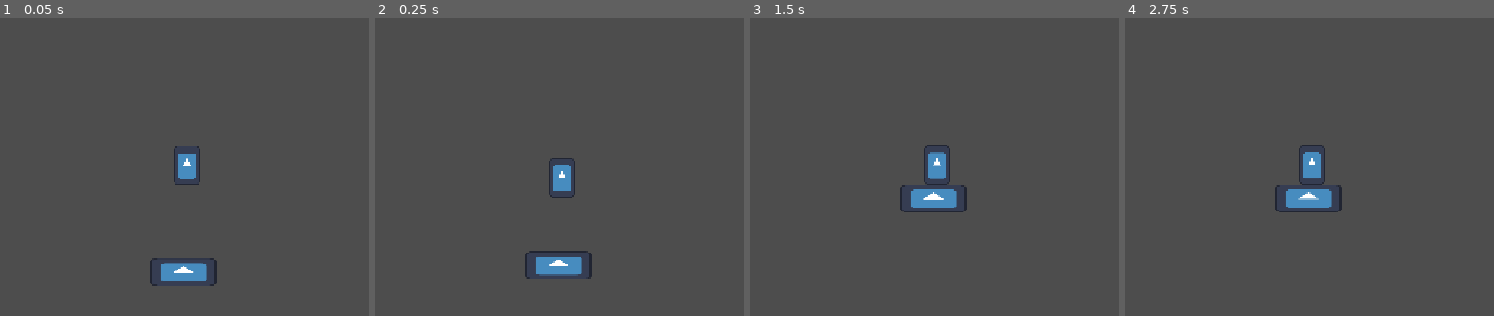
Above: before the commit, frames 1-4 (left to right).
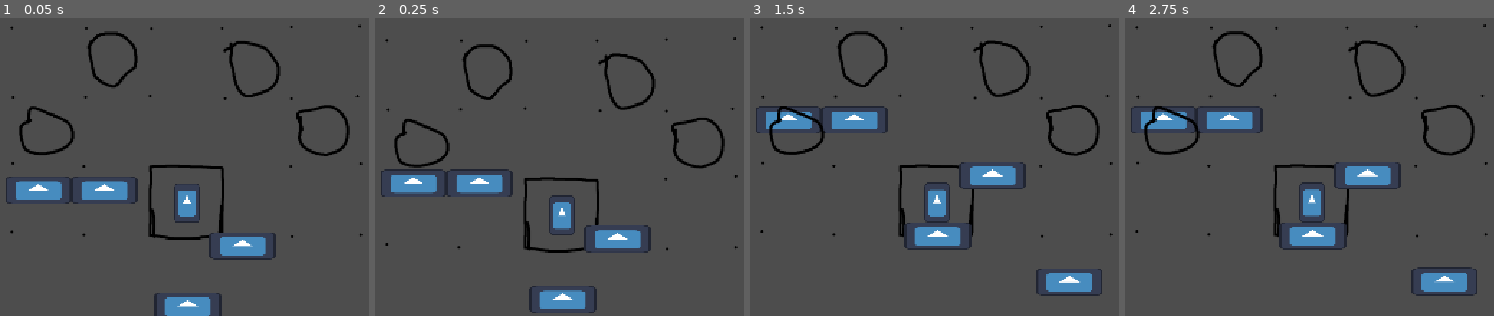
Above: after the commit, the same moments.

Repository: TheDartFrog/HorseFall
Game: Godot game, scene res://Scenes/main_node.tscn
Same seed, same stepped clock (60 frames per second), same inputs: the game is played once before the commit and once after it. The engine's default icon, where the game draws it, is replaced by a stand-in: a white triangle on a blue panel in a dark square.
Inputs:
- Up to frame 1 (0.05 s): no input
- Up to frame 2 (0.25 s): no input
- Up to frame 3 (1.5 s): no input
- Up to frame 4 (2.75 s): tap Enter at 2 s

The runs differ from the first frame. In frame 1, 8.8% of the frame differs, in the area x 1-99%, y 2-100%; in frame 2, 8.8%; in frame 3, 8.8%; in frame 4, 8.9%, in the area x 1-99%, y 2-94%.

Commit message:
camera, player stuff, ordering

Diff:
--- /dev/null
+++ b/Scenes/CameraController.tscn
@@ -0,0 +1,7 @@
+[gd_scene format=3 uid="uid://em2a86qrb816"]
+
+[node name="CameraController" type="Node2D" unique_id=804672092]
+
+[node name="Camera2D" type="Camera2D" parent="." unique_id=231145500]
+position = Vector2(0, -189)
+position_smoothing_enabled = true
--- /dev/null
+++ b/Scenes/board.tscn
@@ -0,0 +1,39 @@
+[gd_scene format=3 uid="uid://75x8supcyloh"]
+
+[ext_resource type="Texture2D" uid="uid://dkb3s7vy01g7g" path="res://Assets/Textures/board.png" id="1_2wvcj"]
+[ext_resource type="Texture2D" uid="uid://bawqqua0tr7ij" path="res://Assets/Textures/availableMoves_board.png" id="2_uh3b8"]
+
+[node name="Board" type="Node2D" unique_id=850784260]
+
+[node name="board_checkerboard" type="TextureRect" parent="." unique_id=1882535426]
+z_as_relative = false
+anchors_preset = 8
+anchor_left = 0.5
+anchor_top = 0.5
+anchor_right = 0.5
+anchor_bottom = 0.5
+offset_left = -350.0
+offset_top = -250.0
+offset_right = 350.0
+offset_bottom = 250.0
+grow_horizontal = 2
+grow_vertical = 2
+size_flags_horizontal = 4
+size_flags_vertical = 4
+texture = ExtResource("1_2wvcj")
+
+[node name="board_moves" type="TextureRect" parent="." unique_id=1779409059]
+z_index = 3
+z_as_relative = false
+anchors_preset = 8
+anchor_left = 0.5
+anchor_top = 0.5
+anchor_right = 0.5
+anchor_bottom = 0.5
+offset_left = -350.0
+offset_top = -250.0
+offset_right = 350.0
+offset_bottom = 250.0
+grow_horizontal = 2
+grow_vertical = 2
+texture = ExtResource("2_uh3b8")
--- a/Scenes/main_node.tscn
+++ b/Scenes/main_node.tscn
@@ -2,11 +2,27 @@
 
 [ext_resource type="PackedScene" uid="uid://deu05bne6bgal" path="res://Scenes/platform.tscn" id="1_jah86"]
 [ext_resource type="PackedScene" uid="uid://d14wahh4wgwm0" path="res://Scenes/playerScene.tscn" id="2_5otrc"]
+[ext_resource type="PackedScene" uid="uid://em2a86qrb816" path="res://Scenes/CameraController.tscn" id="3_nfdxk"]
 
 [node name="MainNode" type="Node2D" unique_id=1211837900]
 
 [node name="Platform" parent="." unique_id=974148504 instance=ExtResource("1_jah86")]
-position = Vector2(544, 505)
+position = Vector2(-47, 101)
 
 [node name="PlayerScene" parent="." unique_id=630646939 instance=ExtResource("2_5otrc")]
-position = Vector2(597, 399)
+unique_name_in_owner = true
+
+[node name="Platform2" parent="." unique_id=299482523 instance=ExtResource("1_jah86")]
+position = Vector2(32, 14)
+
+[node name="Platform3" parent="." unique_id=300946520 instance=ExtResource("1_jah86")]
+position = Vector2(-167, -66)
+
+[node name="Platform4" parent="." unique_id=2033096162 instance=ExtResource("1_jah86")]
+position = Vector2(143, 167)
+
+[node name="Platform5" parent="." unique_id=488197905 instance=ExtResource("1_jah86")]
+position = Vector2(-262, -66)
+
+[node name="CameraController" parent="." unique_id=804672092 instance=ExtResource("3_nfdxk")]
+unique_name_in_owner = true
--- a/Scenes/platform.tscn
+++ b/Scenes/platform.tscn
@@ -8,13 +8,15 @@
 [node name="Platform" type="RigidBody2D" unique_id=974148504]
 freeze = true
 
-[node name="TextureRect" type="TextureRect" parent="." unique_id=505994198]
+[node name="platformSprite" type="TextureRect" parent="." unique_id=505994198]
+z_index = 1
+z_as_relative = false
 offset_right = 96.0
 offset_bottom = 40.0
 texture = ExtResource("1_1rc8e")
 expand_mode = 1
 
-[node name="CollisionShape2D" type="CollisionShape2D" parent="." unique_id=233451829]
+[node name="platformCol" type="CollisionShape2D" parent="." unique_id=233451829]
 position = Vector2(48, 20)
 shape = SubResource("RectangleShape2D_lm2wk")
 one_way_collision = true
--- a/Scenes/playerScene.tscn
+++ b/Scenes/playerScene.tscn
@@ -2,22 +2,35 @@
 
 [ext_resource type="Script" uid="uid://nh5pcrtulosm" path="res://Scripts/playerScript.gd" id="1_33jum"]
 [ext_resource type="Texture2D" uid="uid://bc2gtgbshd8xx" path="res://Assets/Textures/icon.svg" id="1_f0e4c"]
+[ext_resource type="PackedScene" uid="uid://75x8supcyloh" path="res://Scenes/board.tscn" id="3_ok6mi"]
+[ext_resource type="PackedScene" uid="uid://em2a86qrb816" path="res://Scenes/CameraController.tscn" id="4_ho5nx"]
 
 [node name="PlayerScene" type="RigidBody2D" unique_id=630646939]
 script = ExtResource("1_33jum")
 
-[node name="TextureRect" type="TextureRect" parent="." unique_id=99250196]
+[node name="playerSprite" type="TextureRect" parent="." unique_id=99250196]
+z_index = 2
+z_as_relative = false
+anchors_preset = 7
+anchor_left = 0.5
+anchor_top = 1.0
+anchor_right = 0.5
+anchor_bottom = 1.0
 offset_left = -18.0
 offset_top = -57.0
 offset_right = 18.0
+grow_horizontal = 2
+grow_vertical = 0
 texture = ExtResource("1_f0e4c")
 expand_mode = 1
 
-[node name="CollisionPolygon2D" type="CollisionPolygon2D" parent="." unique_id=86946812]
+[node name="playerCol" type="CollisionPolygon2D" parent="." unique_id=86946812]
 position = Vector2(-3.8146973e-06, -0.08125305)
 scale = Vector2(0.9999999, 0.99890363)
 polygon = PackedVector2Array(-15, 0, -18, -5, -18, -52, -15, -57, 14, -57, 18, -52, 18, -5, 15, 0)
 
-[node name="Camera2D" type="Camera2D" parent="." unique_id=789469519]
-position = Vector2(0, -135)
-position_smoothing_enabled = true
+[node name="Board" parent="." unique_id=850784260 instance=ExtResource("3_ok6mi")]
+z_as_relative = false
+position = Vector2(0, -130.92)
+
+[node name="CameraController" parent="." unique_id=804672092 instance=ExtResource("4_ho5nx")]
--- a/Scripts/playerScript.gd
+++ b/Scripts/playerScript.gd
@@ -1 +1,8 @@
 extends RigidBody2D
+
+
+func _ready():
+	print("yay")
+
+#func _physics_process(delta): ## yo are we even gonna need this lowk
+#	print("woo")
